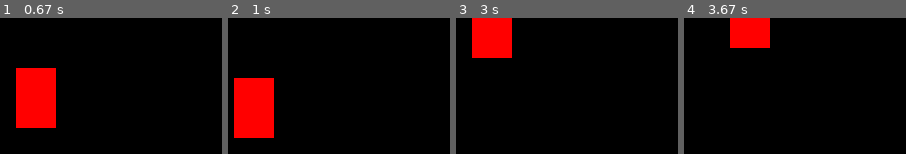
Above: before the commit, frames 1-4 (left to right).
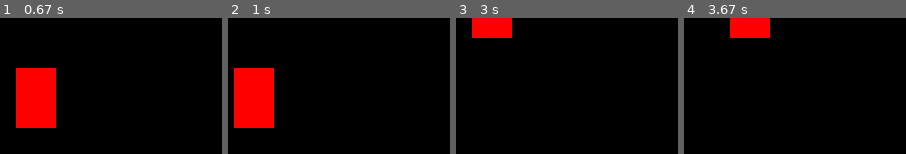
Above: after the commit, the same moments.

Repository: rumothy/pygame-tutorial
Game: pygame game, started from fistGame.py
Two runs of this game, one before a commit and one after it. Both use one fixed random seed, a clock stepped at 60 frames per second and the inputs below.
Inputs:
- Up to frame 1 (0.67 s): hold Left from 0.33 s (still down)
- Up to frame 2 (1 s): release Left at 0.87 s; hold Down from 0.9 s (still down); tap Space at 0.97 s
- Up to frame 3 (3 s): release Down at 1.2 s; hold Left 1.23-1.63 s; tap Space at 1.3, 2.9 s; hold Right from 2.83 s (still down)
- Up to frame 4 (3.67 s): release Right at 3.3 s; hold Up 3.33-3.63 s; tap Space at 3.4 s

Frame 1 is identical in both runs. In frame 2, 2.6% of the frame differs, in the area x 2-21%, y 36-89%; in frame 3, 2.6%; in frame 4, 1.3%.

Commit message:
Platformer step 1 - remove vertical movement

Diff:
--- a/fistGame.py
+++ b/fistGame.py
@@ -11,10 +11,10 @@
 width = 40
 height = 60
 vel = 10
-
 isJump = False
 jumpCount = 10
 
+# main loop
 run = True
 while run:
     pygame.time.delay(100)
@@ -30,10 +30,6 @@
     if keys[pygame.K_RIGHT] and x < screenWidth - width - vel:
         x += vel
     if not(isJump):
-        if keys[pygame.K_UP] and y > vel:
-            y -= vel
-        if keys[pygame.K_DOWN] and y < screenWidth - height - vel:
-            y += vel
         if keys[pygame.K_SPACE]:
             isJump = True
     else:
